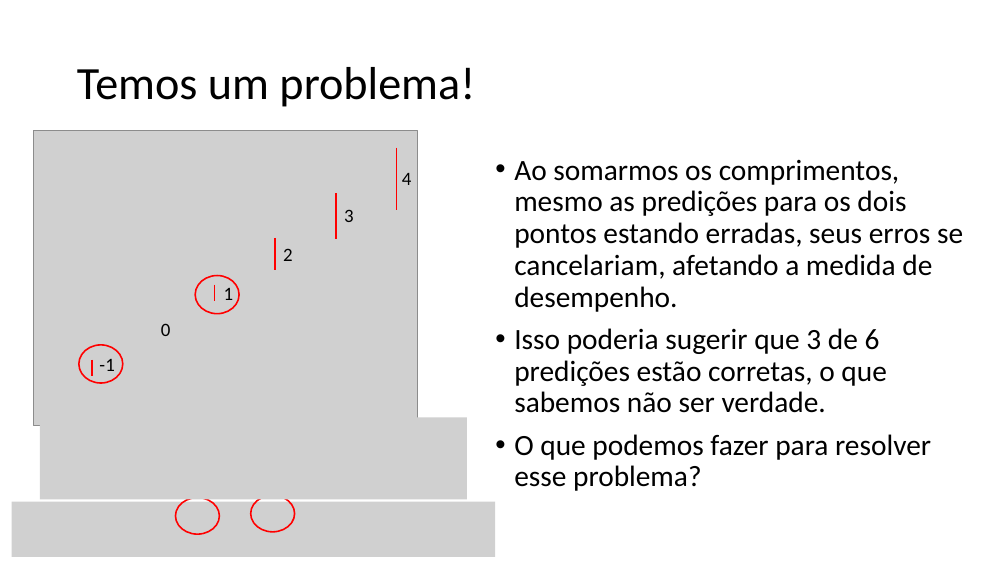
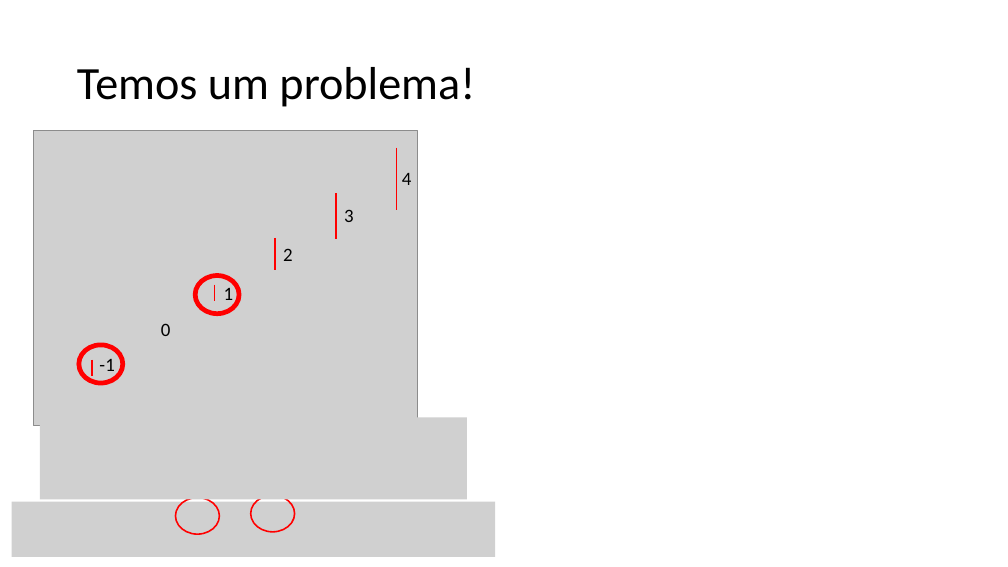
Before and after one commit to zz4fap/tp557-iot-ml, a slide deck: slide 9 of slides/TP557_5_Medindo_a_precisão_de_um_modelo_de_ML.pptx. Drawn at 1008x567 pixels with LibreOffice and Linux fonts; fonts in the diff are those of the drawing; grey boxes stand for pictures. Boxes give left, top, right and bottom in pixels: in the first picture for what was removed or moved away, otherwise in the second. Text is boxed around its words. In the diff, an @@ line names an element or a change of style, - is before the commit and + after.

```diff
--- a/slides/TP557_5_Medindo_a_precisão_de_um_modelo_de_ML.pptx
+++ b/slides/TP557_5_Medindo_a_precisão_de_um_modelo_de_ML.pptx
@@ text removed at box(514, 160, 963, 491) @@
-• Ao somarmos os comprimentos, mesmo as predições para os dois pontos estando erradas, seus erros se cancelariam, afetando a medida de desempenho.
-• Isso poderia sugerir que 3 de 6 predições estão corretas, o que sabemos não ser verdade.
-• O que podemos fazer para resolver esse problema?
@@ ellipse at box(195, 275, 239, 313): outline #FF0000 1.5 pt to #FF0000 4.5 pt @@
@@ ellipse at box(79, 345, 123, 383): outline #FF0000 1.5 pt to #FF0000 4.5 pt @@
```
Also in this commit, not shown: 14 other slides changed, 7 slides added, 1 other file.
